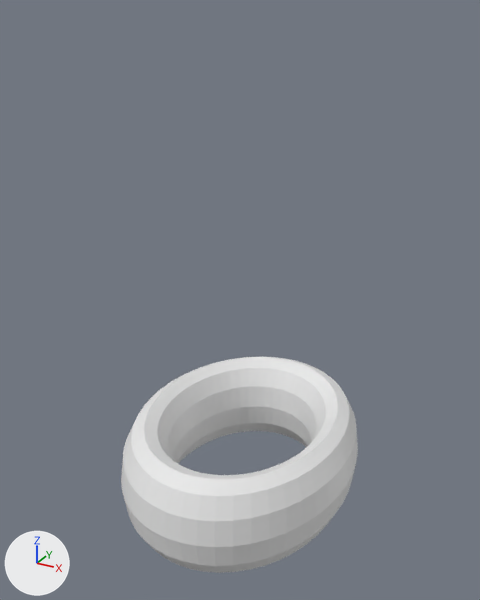
Before and after pictures for a commit that changed the Blender file Design/Animation_ring.blend.
Camera for both pictures: a 50 mm camera at (2.06, -3.8, 4.33) aimed at (-0.01, -0.03, 2.45). The axes (+X, +Y, +Z) are drawn at lower left. The lights are the same throughout.
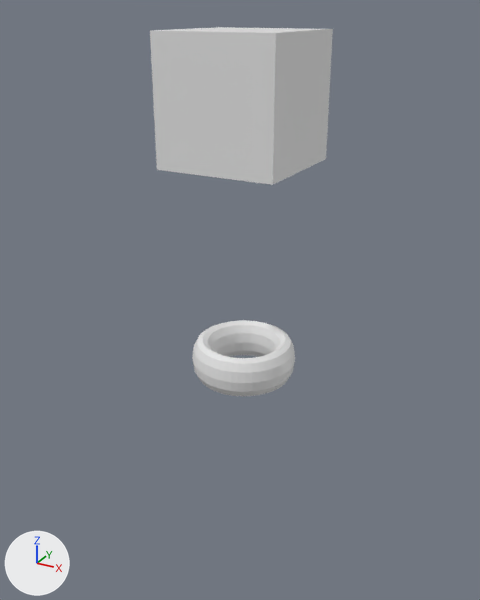
The change in detail:
Mesh me_cube is new.
It is a box spanning x -1.0..1.0, y -1.0..1.0, z -1.0..1.0.
Object 'Torus.001' (ob_torus_001) moves from (0.0, 0.0, 1.161) to (0.0, 0.0, 1.989).
Object 'Torus.001' (ob_torus_001) is rescaled from (0.686, 0.863, 1.5) to (0.301, 0.302, 0.6).
Object 'Cube' (ob_cube) is new; it shows me_cube.
Its location is (0.0, 0.0, 3.808).
Its scale is (0.405, 0.405, 0.405).

Location of each change, [x1, y1, x2, y2] in pixels of the pictures (480 x 600 px):
'Torus.001', moved, rescaled (56% narrower, 65% shorter)
    before: [121, 356, 358, 573]
    after: [192, 320, 295, 396]
'Cube', added
    after: [150, 27, 333, 185]
